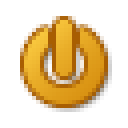
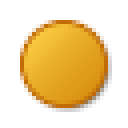
Two versions of the same layered image (128x128). Layer-by-layer changes:
removed layer "Слой 2" over [24, 20, 104, 104]
showed "Слой 1" over [24, 24, 104, 104]
